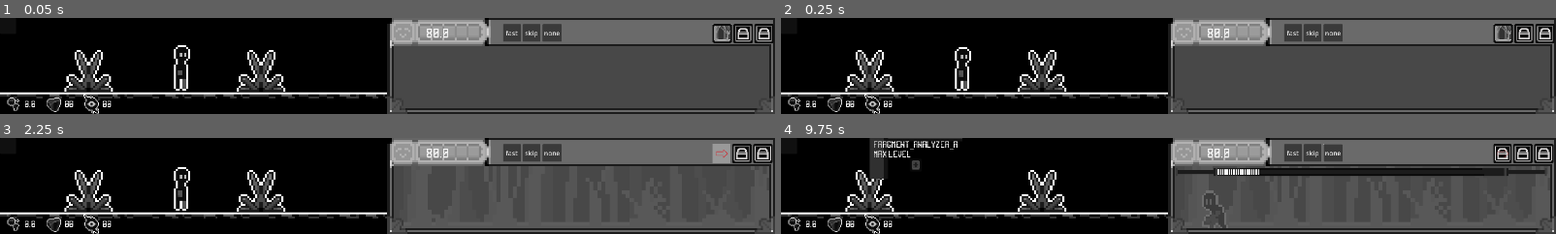
Above: before the commit, frames 1-4 (two rows, left to right).
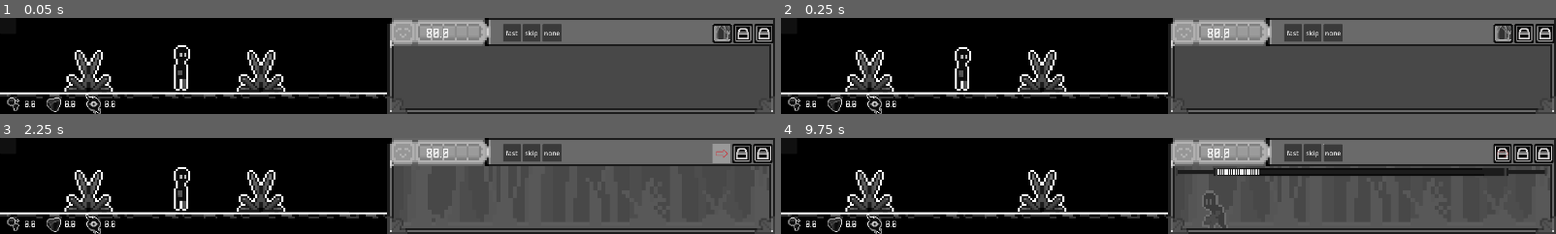
Above: after the commit, the same moments.

Repository: CarolShi417/Sinking
Game: Godot game, scene res://scenes/Scene/game.tscn
The game is run twice, just before and just after one commit, with the same random seed, the same clock (stepped at 60 frames per second) and the same inputs.
Inputs (mouse positions are in pixels of both pictures, inside the frame that each line leads up to):
- Up to frame 1 (0.05 s): no input
- Up to frame 2 (0.25 s): no input
- Up to frame 3 (2.25 s): click "skip" at 0.5 s; click "skip" at 1.25 s; click (720, 153) at 2 s
- Up to frame 4 (9.75 s): click (1501, 153) at 2.75 s; click "fast" at 3.5 s; click "none" at 4.25 s; click (1501, 153) at 5 s; click "fast" at 5.75 s; click "none" at 6.5 s; click "fast" at 7.25 s; click "skip" at 8 s; click "none" at 8.75 s; move the mouse to (897, 175) at 9.52 s; click (897, 175) at 9.67 s

The runs differ from the first frame. In frame 1, 0.6% of the frame differs, in the area x 8-46%, y 76-100%; in frame 2, 0.6%; in frame 3, 0.6%; in frame 4, 2.1%, in the area x 8-46%, y 0-100%.
Error after the commit: Parse Error: Cannot infer the type of "upgrade_costs" variable because the value doesn't have a set type. (res://scenes/buliding/building_component.gd:38)

Commit message:
【过程】 正在研究建筑升级时，建筑UI和碎片UI反馈

Diff:
--- a/scenes/UI/main_total_fragment_panel.gd
+++ b/scenes/UI/main_total_fragment_panel.gd
@@ -4,11 +4,55 @@
 @export var total_fragment_b_display: Label
 @export var total_fragment_c_display: Label
 
+# 申明icon
+@onready var icon_a: TextureRect = $MarginContainer/HBoxContainer/HBoxContainerA/FragmentAIcon
+@onready var icon_b: TextureRect = $MarginContainer/HBoxContainer/HBoxContainerB/FragmentBIcon
+@onready var icon_c: TextureRect = $MarginContainer/HBoxContainer/HBoxContainerC/FragmentCIcon
+
+# 申明不同状态icon颜色
+const ERROR_RED := Color(1.0, 0.2, 0.2, 1.0)
+const NORMAL_WHITE := Color(1.0, 1.0, 1.0, 1.0)
+
 func _ready() -> void:
-	total_fragment_a_display.text = str(round(FragmentSystem.total_fragment_a))
-
+	#total_fragment_a_display.text = str(round(FragmentSystem.total_fragment_a))
+	# 更新碎片Label数量
+	_update_fragment_numbers()
+	# 初始化时刷新所有不足的碎片显示（A/B/C）
+	BuildingSystem.upgrade_failed_insufficient_fragments.connect(_on_upgrade_failed_insufficient_fragments)
 
 
 # Called every frame. 'delta' is the elapsed time since the previous frame.
 func _process(_delta) -> void:
+	#total_fragment_a_display.text = str(round(FragmentSystem.total_fragment_a))
+	# 每一帧刷新所有碎片数量显示
+	_update_fragment_numbers()
+
+# ===============================
+# 更新显示的碎片Label数量
+# ===============================
+func _update_fragment_numbers() -> void:
 	total_fragment_a_display.text = str(round(FragmentSystem.total_fragment_a))
+	total_fragment_b_display.text = str(round(FragmentSystem.total_fragment_b))
+	total_fragment_c_display.text = str(round(FragmentSystem.total_fragment_c))
+
+# ===============================
+# 升级失败时，不足碎片会有反馈
+# ===============================
+func _on_upgrade_failed_insufficient_fragments(missing_fragment_types: Array[String]) -> void:
+	for fragment_type in missing_fragment_types:
+		match fragment_type:
+			"A":
+				_flash_fragment_ui(icon_a, total_fragment_a_display)
+			"B":
+				_flash_fragment_ui(icon_b, total_fragment_b_display)
+			"C":
+				_flash_fragment_ui(icon_c, total_fragment_c_display)
+# ===============================
+# 具体如何反馈：闪红效果函数
+# ===============================
+func _flash_fragment_ui(icon: TextureRect, number_label: Label) -> void:
+	icon.modulate = ERROR_RED
+	number_label.modulate = ERROR_RED
+	await get_tree().create_timer(2.0).timeout
+	icon.modulate = NORMAL_WHITE
+	number_label.modulate = NORMAL_WHITE
--- a/scenes/UI/main_total_fragment_panel.tscn
+++ b/scenes/UI/main_total_fragment_panel.tscn
@@ -13,9 +13,9 @@
 theme = ExtResource("1_q4biy")
 theme_type_variation = &"TransparentPanel"
 script = ExtResource("2_e511h")
-total_fragment_a_display = NodePath("MarginContainer/HBoxContainer/HBoxContainer1/NumberA")
-total_fragment_b_display = NodePath("MarginContainer/HBoxContainer/HBoxContainer2/NumberB")
-total_fragment_c_display = NodePath("MarginContainer/HBoxContainer/HBoxContainer3/NumberC")
+total_fragment_a_display = NodePath("MarginContainer/HBoxContainer/HBoxContainerA/NumberA")
+total_fragment_b_display = NodePath("MarginContainer/HBoxContainer/HBoxContainerB/NumberB")
+total_fragment_c_display = NodePath("MarginContainer/HBoxContainer/HBoxContainerC/NumberC")
 
 [node name="MarginContainer" type="MarginContainer" parent="."]
 layout_mode = 2
@@ -32,44 +32,44 @@
 theme = ExtResource("1_q4biy")
 theme_override_constants/separation = 20
 
-[node name="HBoxContainer1" type="HBoxContainer" parent="MarginContainer/HBoxContainer"]
+[node name="HBoxContainerA" type="HBoxContainer" parent="MarginContainer/HBoxContainer"]
 layout_mode = 2
 
-[node name="TextureRect" type="TextureRect" parent="MarginContainer/HBoxContainer/HBoxContainer1"]
+[node name="FragmentAIcon" type="TextureRect" parent="MarginContainer/HBoxContainer/HBoxContainerA"]
 layout_mode = 2
 texture = ExtResource("3_adkgj")
 
-[node name="NumberA" type="Label" parent="MarginContainer/HBoxContainer/HBoxContainer1"]
+[node name="NumberA" type="Label" parent="MarginContainer/HBoxContainer/HBoxContainerA"]
 z_index = 1
 layout_mode = 2
 size_flags_horizontal = 4
 theme_type_variation = &"BuildingLabel"
-text = "00"
+text = "0"
 
-[node name="HBoxContainer2" type="HBoxContainer" parent="MarginContainer/HBoxContainer"]
+[node name="HBoxContainerB" type="HBoxContainer" parent="MarginContainer/HBoxContainer"]
 layout_mode = 2
 
-[node name="TextureRect2" type="TextureRect" parent="MarginContainer/HBoxContainer/HBoxContainer2"]
+[node name="FragmentBIcon" type="TextureRect" parent="MarginContainer/HBoxContainer/HBoxContainerB"]
 layout_mode = 2
 texture = ExtResource("4_1cejd")
 
-[node name="NumberB" type="Label" parent="MarginContainer/HBoxContainer/HBoxContainer2"]
+[node name="NumberB" type="Label" parent="MarginContainer/HBoxContainer/HBoxContainerB"]
 z_index = 1
 layout_mode = 2
 size_flags_horizontal = 4
 theme_type_variation = &"BuildingLabel"
-text = "00"
+text = "0"
 
-[node name="HBoxContainer3" type="HBoxContainer" parent="MarginContainer/HBoxContainer"]
+[node name="HBoxContainerC" type="HBoxContainer" parent="MarginContainer/HBoxContainer"]
 layout_mode = 2
 
-[node name="TextureRect3" type="TextureRect" parent="MarginContainer/HBoxContainer/HBoxContainer3"]
+[node name="FragmentCIcon" type="TextureRect" parent="MarginContainer/HBoxContainer/HBoxContainerC"]
 layout_mode = 2
 texture = ExtResource("5_vbffg")
 
-[node name="NumberC" type="Label" parent="MarginContainer/HBoxContainer/HBoxContainer3"]
+[node name="NumberC" type="Label" parent="MarginContainer/HBoxContainer/HBoxContainerC"]
 z_index = 1
 layout_mode = 2
 size_flags_horizontal = 4
 theme_type_variation = &"BuildingLabel"
-text = "00"
+text = "0"
--- a/scenes/buliding/building_component.gd
+++ b/scenes/buliding/building_component.gd
@@ -26,19 +26,42 @@
 
 	building_id = String(name).to_snake_case()
 
+#更新建筑
 func _refresh_view() -> void:
+	# 获取当前等级
 	var level := BuildingSystem.get_current_level(building_id)
+	# 播放对应等级动画
 	sprite.play(BuildingSystem.get_animation_name(building_id, level))
 
+	# 获取基础信息
 	var building_name := BuildingSystem.get_building_name(building_id)
-	var upgrade_cost := BuildingSystem.get_upgrade_cost(building_id)
+	var upgrade_costs := BuildingSystem.get_upgrade_cost(building_id)
 	var effect_desc := BuildingSystem.get_upgrade_desc(building_id)
 
-	if upgrade_cost >= 0:
-		info_label.text = "%s\n- Fragment A * %d\nEffect: %s" % [building_name, upgrade_cost, effect_desc]
-	else:
+	# 判断是否已满级
+	if upgrade_costs == null or upgrade_costs.size() == 0:
 		info_label.text = "%s\nMAX LEVEL" % building_name
+		upgrade_button.disabled = true
+		return
 
+	# 如果没有满级，消耗fragment
+	var cost_parts: Array[String] = []
+
+	for fragment_type in ["A", "B", "C"]:
+		var amount: float = upgrade_costs.get(fragment_type, 0.0)
+		if amount > 0:
+			cost_parts.append("Fragment %s * %d" % [fragment_type, int(amount)])
+
+	# ===============================
+	# 更新UI文本
+	# ===============================
+	info_label.text = "%s\n- %s\nEffect: %s" % [
+		building_name,
+		", ".join(cost_parts),
+		effect_desc
+	]
+
+	# 按钮是否可点击
 	upgrade_button.disabled = !BuildingSystem.can_upgrade(building_id)
 
 
--- a/scenes/buliding/building_component.tscn
+++ b/scenes/buliding/building_component.tscn
@@ -1,8 +1,7 @@
-[gd_scene load_steps=9 format=3 uid="uid://cqjq584lodj7q"]
+[gd_scene load_steps=8 format=3 uid="uid://cqjq584lodj7q"]
 
 [ext_resource type="Script" uid="uid://cv1oc5b4jjlp5" path="res://scenes/buliding/building_component.gd" id="1_8wufv"]
 [ext_resource type="Texture2D" uid="uid://ciduyolcyutkv" path="res://assets/sprites/main/main_bg_building.png" id="1_c3l1q"]
-[ext_resource type="Script" uid="uid://blbwwquxwqaec" path="res://scripts/case/building_ui_panel.gd" id="3_w4qr4"]
 [ext_resource type="PackedScene" uid="uid://dyk6wuh28xf6l" path="res://scenes/buliding/upgrade_building_panel.tscn" id="5_6ng3v"]
 
 [sub_resource type="AtlasTexture" id="AtlasTexture_u4vra"]
@@ -42,6 +41,7 @@
 
 [node name="BuildingComponent" type="Node2D"]
 script = ExtResource("1_8wufv")
+building_id = null
 
 [node name="AnimatedSprite2D" type="AnimatedSprite2D" parent="."]
 sprite_frames = SubResource("SpriteFrames_6v6or")
@@ -61,7 +61,6 @@
 offset_right = 40.0
 offset_bottom = 40.0
 mouse_filter = 2
-script = ExtResource("3_w4qr4")
 
 [node name="UpgradeBuildingPanel" parent="Control" instance=ExtResource("5_6ng3v")]
 layout_mode = 0
--- a/scripts/case/building_ui_panel.gd
+++ /dev/null
@@ -1,26 +0,0 @@
-extends Node
-
-# ===============================
-# 建筑
-# ===============================
-#
-#
-#func _ready():
-#
-	## upgrade building UI 显示与隐藏
-	#building_upgrade_panel.hide()
-#
-	#hover_area = get_tree().current_scene.get_node(
-		#"MainTexture/Building/ArchComponent/BuildingHoverArea"
-	#)
-	#hover_area.hover_entered.connect(_on_hover_entered)
-	#hover_area.hover_exited.connect(_on_hover_exited)
-#
-#func _on_hover_entered():
-	##print("UI received hover_entered")
-	#building_upgrade_panel.show()
-	#building_upgrade_panel.position = building.position + Vector2(0, -100)
-#
-#
-#func _on_hover_exited():
-	#building_upgrade_panel.hide()
--- a/scripts/globals/building_system.gd
+++ b/scripts/globals/building_system.gd
@@ -2,7 +2,8 @@
 
 # 信号：建筑升级时通知其他系统（UI / 数值系统等）
 signal building_upgraded(building_id: String, new_level: int)
-
+# 发送信号 当前碎片数量不足
+signal upgrade_failed_insufficient_fragments(missing_fragment_types: Array[String])
 # ===============================
 # 当前建筑等级（运行时数据）
 # ===============================
@@ -20,14 +21,14 @@
 		"display_name": "Sofa",
 		"lv0_anim": "LV0",
 		"lv1_anim": "LV1",
-		"lv1_cost": 10,
+		"lv1_cost": {"A": 10.0, "B": 0.0, "C": 0.0},
 		"lv1_desc": "SAN recovery +10%"
 	},
 	"fragment_analyzer": {
 		"display_name": "Fragment Analyzer",
 		"lv0_anim": "LV0",
 		"lv1_anim": "LV1",
-		"lv1_cost": 10,
+		"lv1_cost": {"A": 10.0, "B": 0.0, "C": 0.0},
 		"lv1_desc": "Fragment A +10%"
 	}
 }
@@ -45,12 +46,14 @@
 	var data: Dictionary = building_data.get(building_id, {})
 	return data.get("lv%d_anim" % level, "LV0")
 
-# 获取升级所需消耗
-# 当前只支持 LV0 → LV1
-func get_upgrade_cost(building_id: String) -> int:
+
+func get_upgrade_costs(building_id: String) -> Dictionary:
 	if get_current_level(building_id) == 0:
-		return building_data.get(building_id, {}).get("lv1_cost", -1)
-	return -1
+		#return building_data.get(building_id, {}).get("lv1_cost", -1)
+	#return -1
+		var default_cost := {"A": -1.0, "B": 0.0, "C": 0.0}
+		return building_data.get(building_id, {}).get("lv1_cost", default_cost)
+	return {"A": -1.0, "B": 0.0, "C": 0.0}
 
 
 # 获取升级描述（用于UI展示）
@@ -73,16 +76,35 @@
 	if get_current_level(building_id) != 0:
 		return false
 
-	match building_id:
-		"sofa":
-			return FragmentSystem.can_spend_fragment_a(get_upgrade_cost(building_id))
-		"fragment_analyzer":
-			return FragmentSystem.can_spend_fragment_a(get_upgrade_cost(building_id))
-		_:
-			return false
-
+	#match building_id:
+		#"sofa":
+			#return FragmentSystem.can_spend_fragment_a(get_upgrade_cost(building_id))
+		#"fragment_analyzer":
+			#return FragmentSystem.can_spend_fragment_a(get_upgrade_cost(building_id))
+		#_:
+			#return false
+	var costs := get_upgrade_costs(building_id)
+	if costs.is_empty():
+		return false
+	return FragmentSystem.can_spend_fragments(costs)
 # ===============================
-# 尝试升级（入口函数）
+# 获取缺少哪些碎片，返回一个字符串
+# ================================
+func get_missing_fragments(building_id: String) -> Array[String]:
+	var missing: Array[String] = []
+	var costs := get_upgrade_costs(building_id)
+	# 如果当前A碎片数量 小于 所需A碎片数量
+	if FragmentSystem.total_fragment_a < costs.get("A", 0.0):
+		missing.append("A")
+	# 如果当前B碎片数量 小于 所需A碎片数量
+	if FragmentSystem.total_fragment_b < costs.get("B", 0.0):
+		missing.append("B")
+	# 如果当前C碎片数量 小于 所需A碎片数量
+	if FragmentSystem.total_fragment_c < costs.get("C", 0.0):
+		missing.append("C")
+	return missing
+# ===============================
+# 尝试升级某个建筑
 # 👉 流程：
 #   1. 检查是否可升级
 #   2. 扣资源
@@ -91,11 +113,18 @@
 #   5. 发信号通知系统
 # ===============================
 func try_upgrade(building_id: String) -> bool:
-	if !can_upgrade(building_id):
+	if !building_data.has(building_id):
+		return false
+	if get_current_level(building_id) != 0:
 		return false
 
-	var cost := get_upgrade_cost(building_id)
-	if !FragmentSystem.spend_fragment_a(cost):
+	var missing := get_missing_fragments(building_id)
+	if missing.size() > 0:
+		upgrade_failed_insufficient_fragments.emit(missing)
+		return false
+
+	var costs := get_upgrade_costs(building_id)
+	if !FragmentSystem.spend_fragments(costs):
 		return false
 
 	building_levels[building_id] = get_current_level(building_id) + 1
--- a/scripts/globals/fragment_system.gd
+++ b/scripts/globals/fragment_system.gd
@@ -11,6 +11,8 @@
 # 碎片总数量,碎片用a b c表示，map用A B C表示
 # ===============================
 var total_fragment_a := 0.00
+var total_fragment_b := 0.00
+var total_fragment_c := 0.00
 
 # ===============================
 # 每次work状态下的碎片总数量
@@ -91,15 +93,60 @@
 	else:
 		current_speed = work_speed_normal
 
-
+# ===============================
+# 判断是否有足够碎片
+# ===============================
 func can_spend_fragment_a(amount: float) -> bool:
 	return total_fragment_a >= amount
+func can_spend_fragment_b(amount: float) -> bool:
+	return total_fragment_b >= amount
+func can_spend_fragment_c(amount: float) -> bool:
+	return total_fragment_c >= amount
 
+# ===============================
+# 判断是否能同时扣除多种碎片
+# ===============================
+func can_spend_fragments(costs: Dictionary) -> bool:
+	return can_spend_fragment_a(costs.get("A", 0.0)) \
+		and can_spend_fragment_b(costs.get("B", 0.0)) \
+		and can_spend_fragment_c(costs.get("C", 0.0))
 
+# ===============================
+# 扣除对应碎片
+# ===============================
 func spend_fragment_a(amount: float) -> bool:
 	if !can_spend_fragment_a(amount):
 		return false
 
 	total_fragment_a -= amount
-	print("total_fragment_a", total_fragment_a)
+	#print("total_fragment_a", total_fragment_a)
 	return true
+
+func spend_fragment_b(amount: float) -> bool:
+	if !can_spend_fragment_b(amount):
+		return false
+
+	total_fragment_b -= amount
+	return true
+
+func spend_fragment_c(amount: float) -> bool:
+	if !can_spend_fragment_c(amount):
+		return false
+
+	total_fragment_c -= amount
+	return true
+
+# =========================
+# 扣除多种对应碎片
+# =========================
+func spend_fragments(costs: Dictionary) -> bool:
+	if !can_spend_fragments(costs):
+		return false
+
+	if !spend_fragment_a(costs.get("A", 0.0)):
+		return false
+	if !spend_fragment_b(costs.get("B", 0.0)):
+		return false
+	if !spend_fragment_c(costs.get("C", 0.0)):
+		return false
+	return true
Not shown, removed: scripts/case/building_ui_panel.gd.uid
